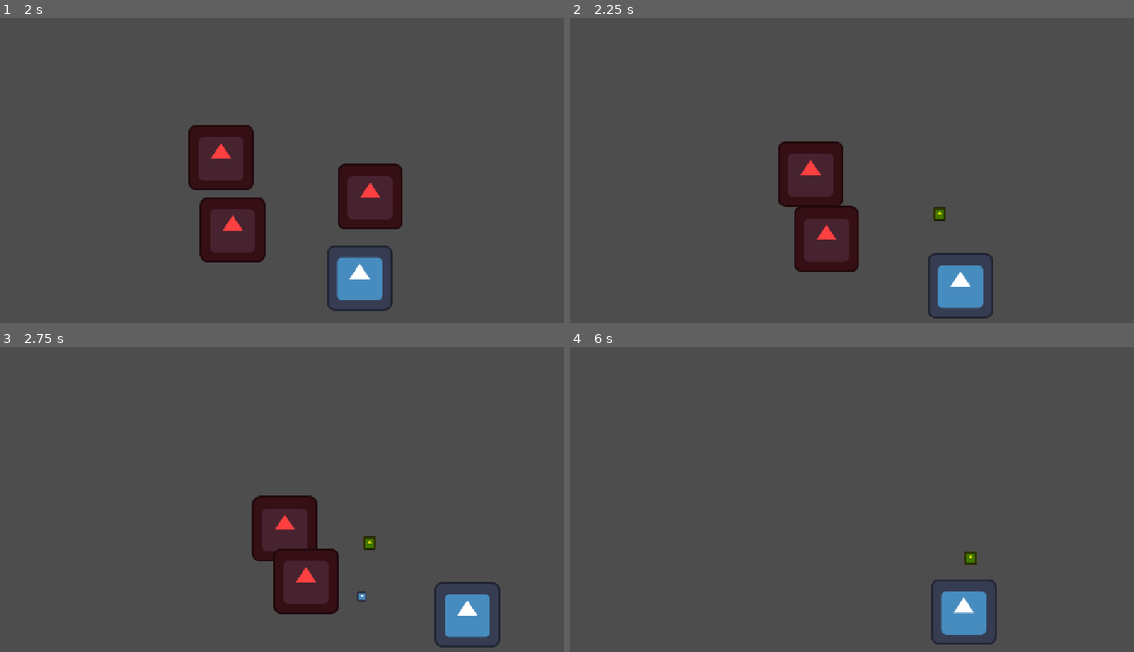
Above: before the commit, frames 1-4 (two rows, left to right).
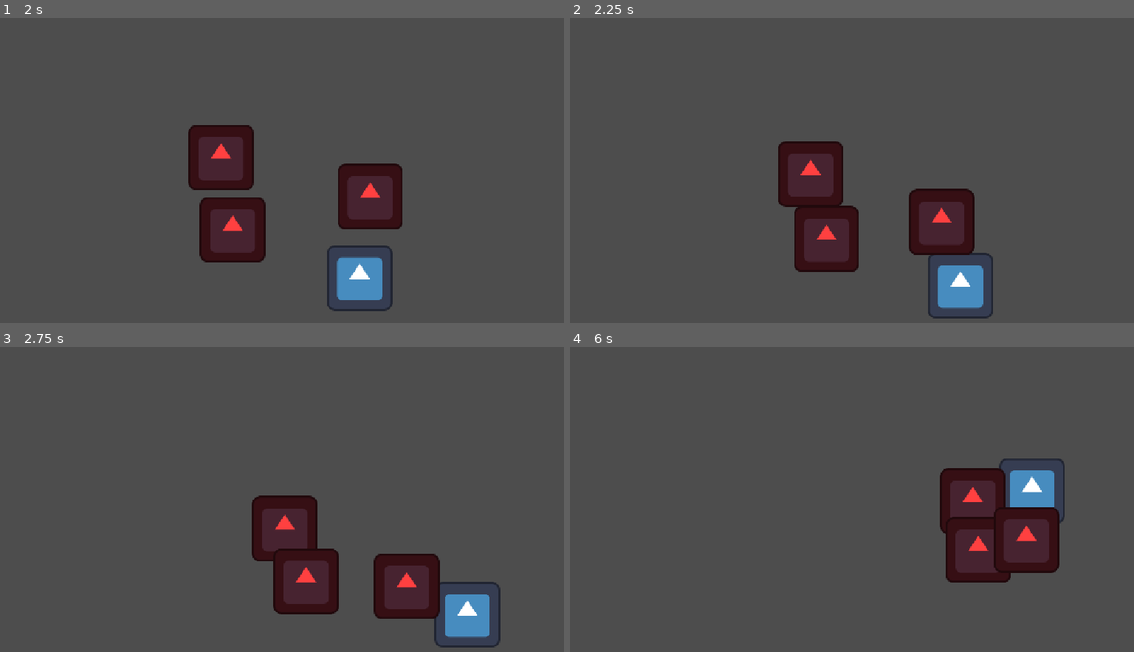
Above: after the commit, the same moments.

Repository: NxtCreator/little-archery
Game: Godot game, scene res://scenes/main.tscn
Two runs of this game, one before a commit and one after it. Both use one fixed random seed, a clock stepped at 60 frames per second and the inputs below. The engine's default icon, where the game draws it, is replaced by a stand-in: a white triangle on a blue panel in a dark square.
Inputs (mouse positions are in pixels of both pictures, inside the frame that each line leads up to):
- Up to frame 1 (2 s): tap Enter at 0.5 s; move the mouse to (400, 167) at 0.52 s; hold D (move_right) 0.53-1.28 s; tap Alt at 0.6 s; click (400, 167) at 0.67 s; move the mouse to (152, 201) at 1.27 s; hold S (move_down) from 1.28 s (still down); tap Shift at 1.35 s
- Up to frame 2 (2.25 s): move the mouse to (897, 112) at 2.02 s; release S (move_down) at 2.03 s; hold D (move_right) from 2.03 s (still down); tap Alt at 2.1 s
- Up to frame 3 (2.75 s): keep holding D (move_right)
- Up to frame 4 (6 s): move the mouse to (806, 578) at 2.77 s; release D (move_right) at 2.78 s; hold W (move_up) 2.78-3.53 s; tap Shift at 2.85, 4.35, 5.85 s; click (806, 578) at 2.92 s; move the mouse to (1015, 563) at 3.52 s; hold A (move_left) 3.53-5.03 s; tap Alt at 3.6, 5.1 s; move the mouse to (660, 462) at 4.27 s; move the mouse to (868, 511) at 5.02 s; hold S (move_down) 5.03-5.78 s; click (868, 511) at 5.17 s; move the mouse to (750, 429) at 5.77 s; hold D (move_right) from 5.78 s (still down)

Frame 1 is identical in both runs. In frame 2, 2.5% of the frame differs, in the area x 60-72%, y 55-78%; in frame 3, 2.6%; in frame 4, 8.8%, in the area x 64-88%, y 36-98%.

Commit message:
Skip auto-fire while the player is moving so shooting needs a standstill

Diff:
--- a/scenes/player.gd
+++ b/scenes/player.gd
@@ -2,6 +2,7 @@
 @export var speed = 300
 @export var attack_range = 400
 var coin_count = 0
+var direction = Vector2.ZERO
 
 func count_coins():
 	coin_count += 1
@@ -14,14 +15,8 @@
 
 
 # Called every frame. 'delta' is the elapsed time since the previous frame.
-func _physics_process(delta: float) -> void:
-	var direction = Input.get_vector(
-		"move_left",
-		"move_right",
-		"move_up",
-		"move_down"
-	)
-
+func _physics_process(_delta: float) -> void:
+	direction = Input.get_vector( "move_left", "move_right", "move_up", "move_down")
 	velocity = direction * speed
 	move_and_slide()
 
@@ -29,7 +24,8 @@
 
 
 func _on_timer_timeout() -> void:
-	var arrow = preload("res://scenes/arrow.tscn").instantiate()
+	if direction != Vector2.ZERO:
+		return
 	var parent = get_parent()
 	var enemies = get_tree().get_nodes_in_group("enemy")
 	var closest_enemy = null
@@ -43,7 +39,7 @@
 
 	if closest_enemy == null:
 		return
-
+	var arrow = preload("res://scenes/arrow.tscn").instantiate()
 	arrow.direction = global_position.direction_to(closest_enemy.global_position)
 	parent.add_child(arrow)
 	arrow.global_position = global_position
